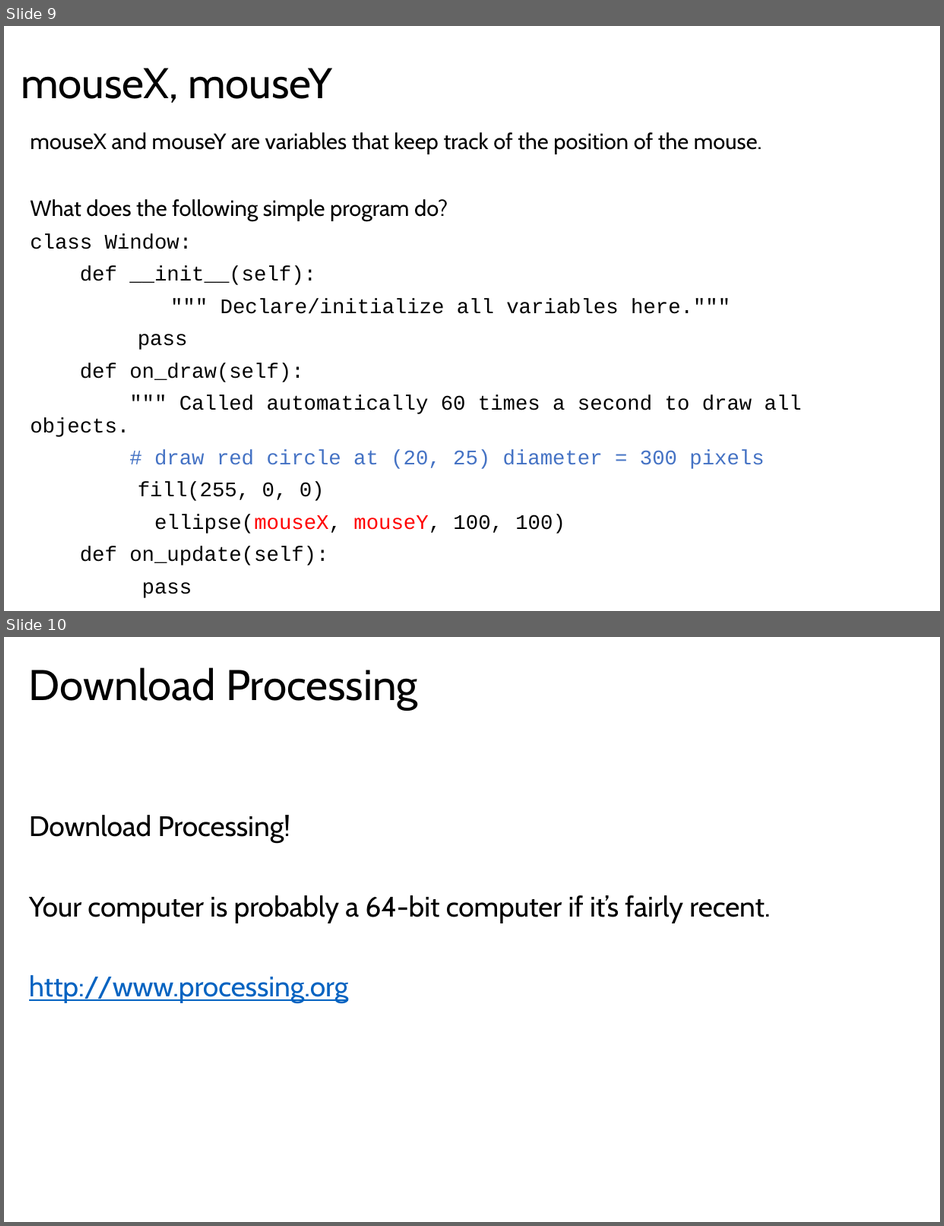
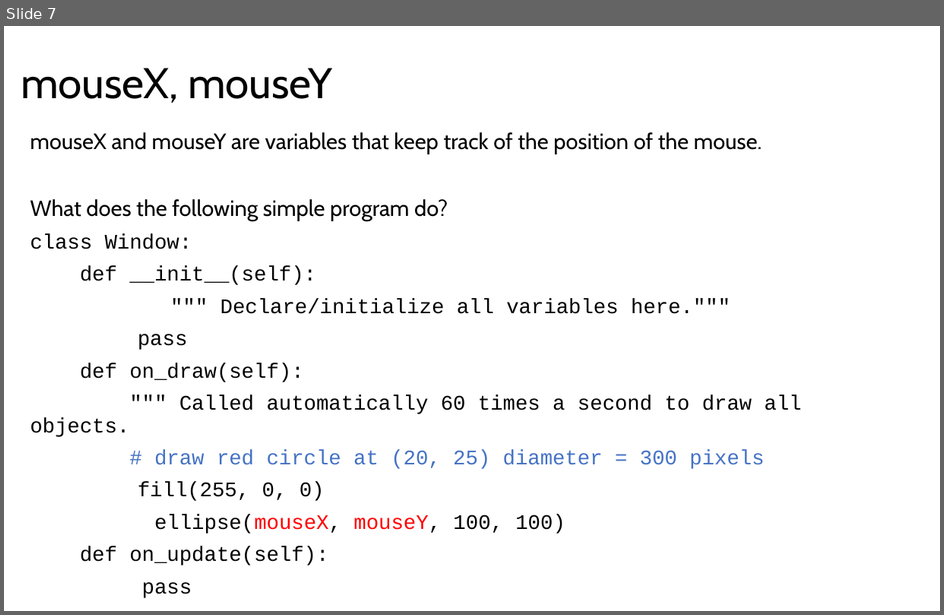
Before and after one commit to LongBaoNguyen/longbaonguyen.github.io, a slide deck: courses/apcsp/processing_arcade/processing2.pptx. Shown one above the other, each under a label of ours: slides 9 and 10 before the commit, slide 7 after it. The pictures are 944x1226 and 944x615 pixels, drawn with LibreOffice and Linux fonts; fonts in the diff are those of the drawing. Boxes give left, top, right and bottom in pixels: in the first picture for what was removed or moved away, otherwise in the second. Text is boxed around its words. In the diff, an @@ line names an element or a change of style, - is before the commit and + after.

```diff
--- a/courses/apcsp/processing_arcade/processing2.pptx
+++ b/courses/apcsp/processing_arcade/processing2.pptx
@@ slide 10 removed at (4, 637, 940, 1222), background #FFFFFF @@
@@ title removed at (29, 667, 418, 710) @@
-Download Processing
@@ text removed at (29, 815, 770, 1003) @@
-Download Processing!
-Your computer is probably a 64-bit computer if it’s fairly recent.
-http://www.processing.org
@@ what was slide 9 is now slide 7 @@
```
Also in this commit, not shown: 2 slides changed, 1 slide added, 3 other slides removed, 2 other files.
